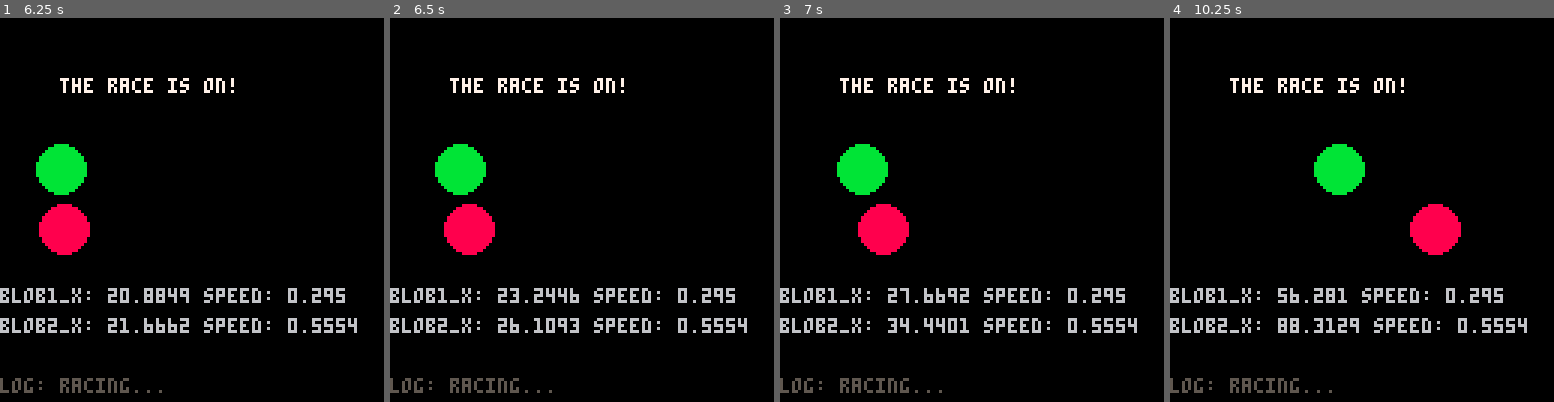
Above: before the commit, frames 1-4 (left to right).
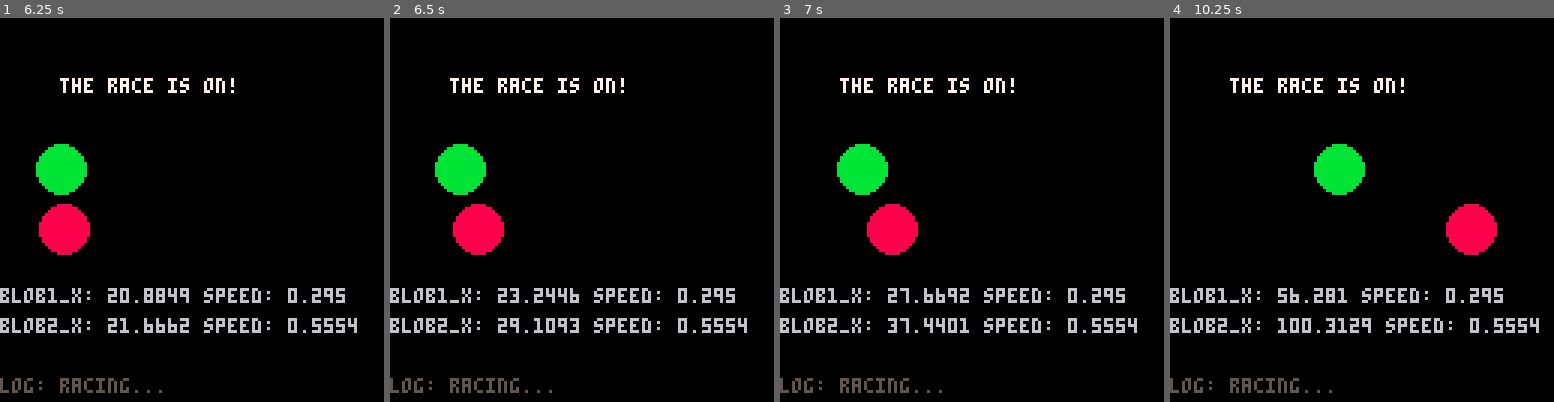
Above: after the commit, the same moments.

Repository: geopet/formula-blob
Game: PICO-8 cartridge blob_race.p8
The game is run twice, just before and just after one commit, with the same random seed, the same clock (stepped at 60 frames per second) and the same inputs.
Inputs:
- Up to frame 1 (6.25 s): tap X (X key) at 0.33, 1.07, 1.85, 2.97, 4.08, 5.2 s; tap O (Z key) at 0.7, 1.7, 2.1, 2.5, 2.9, 3.3, 3.7, 4.1, 4.5, 4.9, 5.3, 5.7, 6.1 s; hold Right 1.6-2.1 s; hold Right 2.47-3.03 s; hold Left 3.08-3.58 s; hold Right 4.02-4.68 s; hold Left 5.08-5.68 s; hold Right from 6.08 s (still down)
- Up to frame 2 (6.5 s): keep holding Right; tap X (X key) at 6.32 s
- Up to frame 3 (7 s): tap O (Z key) at 6.5, 6.9 s; release Right at 6.58 s; hold Right from 6.63 s (still down)
- Up to frame 4 (10.25 s): release Right at 7.13 s; tap O (Z key) every 0.4 s from 7.3 to 10.1 s; tap X (X key) at 7.43, 8.55, 9.67 s; hold Right 7.5-8.07 s; hold Left 8.12-8.62 s; hold Right 9.05-9.72 s; hold Left from 10.12 s (still down)

Frame 1 is identical in both runs. In frame 2, 0.7% of the frame differs, in the area x 14-34%, y 48-83%; in frame 3, 0.6%; in frame 4, 3.1%, in the area x 28-97%, y 48-83%.

Commit message:
feat(boost): add basic boost mechanic
We're adding a basic boost feature here. Press X and the blob moves a
bit faster, over do it and your blob will lose speed. Eventually the
speed loss will be reset, but boost is not refreshed.

Diff:
--- a/blob_race.p8
+++ b/blob_race.p8
@@ -22,6 +22,13 @@
 blob1_speed = nil
 blob2_speed = nil
 race_winner = nil
+
+-- boost variables
+player_blob_speed = nil
+player_boost_meter = nil
+player_boost_active = false
+player_overheat = false
+overheat_timer = nil
 
 function _init()
     -- inialize things here
@@ -70,12 +77,69 @@
             blob1_speed = (0.5 * rnd(1)) + 0.08
             blob2_speed = (0.5 * rnd(1)) + 0.08
 
+            -- testing values
+            -- blob1_speed = 0.3
+            -- blob2_speed = 0.3
+
             race_winner = 0
         end
+
+        player_boost_meter = 100
+        player_boost_active = false
+        player_overheat = false
+
+        if (selected_blob == 1) then
+            player_blob_speed = blob1_speed
+        elseif (selected_blob == 2) then
+            player_blob_speed = blob2_speed
+        end
     elseif (state == "racing") then
-        blob1_x += blob1_speed
-        blob2_x += blob2_speed
-
+        local boost_amount = 0
+
+        if (player_overheat) then
+
+            overheat_timer += 1
+
+            if (overheat_timer > 60) then
+                player_overheat = false
+                overheat_timer = 0
+                boost_amount = 0.01
+                log_msg = "overheat off!"
+            end
+
+            player_boost_active = false
+            boost_amount = -0.5
+            log_msg = "overheating! no boost!"
+        else
+            log_msg = "racing..."
+        end
+
+        if (btn(5) and not player_overheat) then
+            if (player_boost_meter > 0) then
+                player_boost_active = true
+                player_boost_meter -= 5
+                boost_amount = 1.5
+            else
+                player_overheat = true
+                overheat_timer = 0
+                player_boost_active = false
+                player_boost_meter = 0
+
+                log_msg = "boost meter depleted!"
+            end
+        else
+            player_boost_active = false
+        end
+
+        if (selected_blob == 1) then
+            blob1_x += blob1_speed + boost_amount
+            blob2_x += blob2_speed
+        else
+            blob2_x += blob2_speed + boost_amount
+            blob1_x += blob1_speed
+        end
+
+        -- race winner logic
         if race_winner == 0 then
             if (blob1_x >= 120) then
                 race_winner = 1
